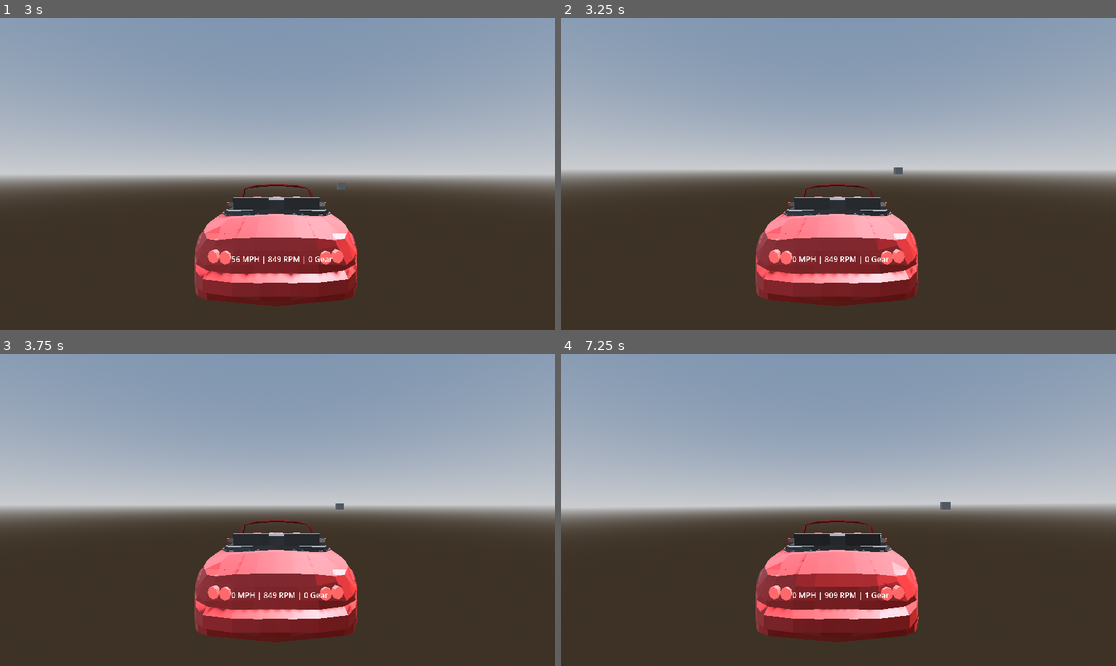
Above: before the commit, frames 1-4 (two rows, left to right).
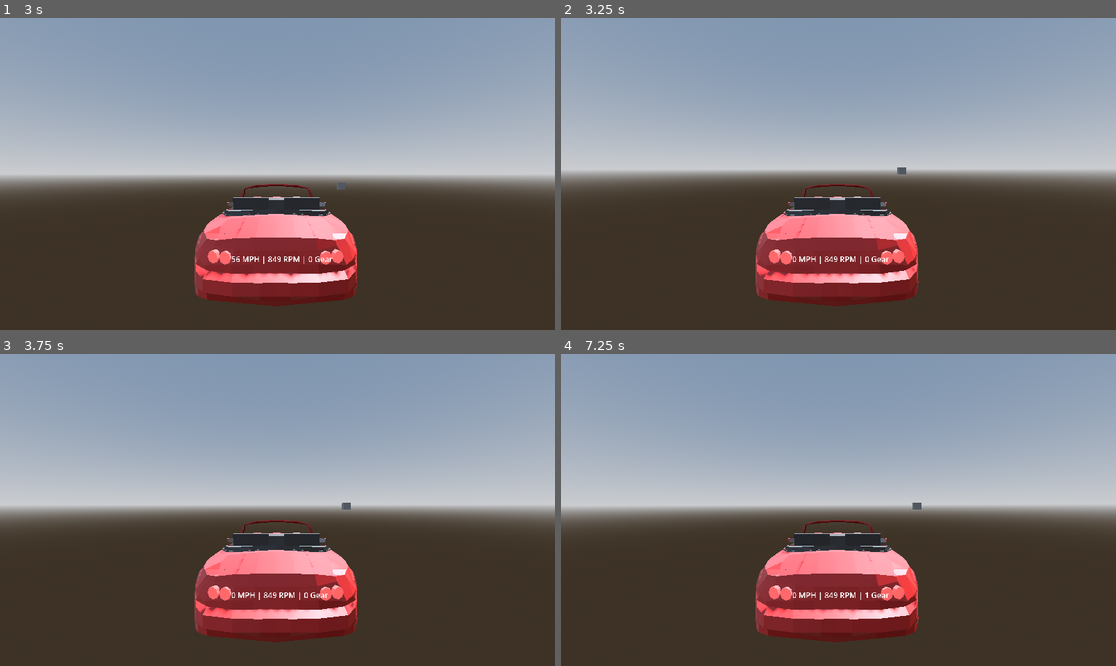
Above: after the commit, the same moments.

Repository: kakoiihito/Shift
Game: Godot game, scene res://Tracks/test.tscn
Same seed, same stepped clock (60 frames per second), same inputs: the game is played once before the commit and once after it.
Inputs:
- Up to frame 1 (3 s): tap Enter at 0.5, 2.75 s; hold D (SteerRight) 0.53-1.28 s; hold Shift (Clutch) 0.53-1.28 s; tap Space at 1.25 s; hold S (Brake) 1.28-2.03 s; tap W (Gas) at 1.35, 2.85 s; hold D (SteerRight) 2.03-2.78 s; hold Shift (Clutch) 2.03-2.78 s; hold E (ShiftUp) from 2.78 s (still down)
- Up to frame 2 (3.25 s): keep holding E (ShiftUp)
- Up to frame 3 (3.75 s): release E (ShiftUp) at 3.53 s; hold A (SteerLeft) from 3.53 s (still down); hold Shift (Clutch) from 3.53 s (still down)
- Up to frame 4 (7.25 s): release Shift (Clutch) at 4.28 s; tap W (Gas) at 4.35, 5.85 s; release A (SteerLeft) at 5.03 s; hold S (Brake) 5.03-5.78 s; hold Shift (Clutch) 5.03-5.78 s; tap Space at 5.75 s; hold D (SteerRight) 5.78-6.53 s; tap Enter at 6.5 s; hold E (ShiftUp) from 6.53 s (still down); hold Shift (Clutch) from 6.53 s (still down)

Frame 1 is identical in both runs. In frame 2, 0.2% of the frame differs, in the area x 35-65%, y 47-86%; in frame 3, 0.2%; in frame 4, 1.1%, in the area x 35-71%, y 47-90%.

Commit message:
added anti roll bar behavior and finally implemented a simplified pacejka tire model. hoping to make it full pacejka.

Diff:
--- a/Car/Scripts/brake.gd
+++ b/Car/Scripts/brake.gd
@@ -9,24 +9,15 @@
 var RR_torque_brake = Values.RR_torque_brake
 var RL_torque_brake = Values.RL_torque_brake
 
-var brake_wheels = [FL_torque_brake, FL_torque_brake, RR_torque_brake, RL_torque_brake]
-
-var active_wheels_brake: int
-
-func _ready() -> void:
-	for i in range(4):
-		if brake_wheels[i] == true:
-			active_wheels_brake += 1
 
 func brake_proccess() -> void:
 
-	# actual braking is done in wheel angular velocity calculation
-
+	var brake_wheels = [FL_torque_brake, FL_torque_brake, RR_torque_brake, RL_torque_brake]
 	var input_brake = Input.get_action_strength("Brake") # strength of input
 
 	if input_brake > 0.0:
 
-		brake_torque = (input_brake * max_brake_torque) / active_wheels_brake # formula of torque divided by wheels using it
+		brake_torque = (input_brake * max_brake_torque) / Data.active_wheels_brake # formula of torque divided by wheels using it
 
 		for i in range(4):
 			if brake_wheels[i] == true:
@@ -36,6 +27,7 @@
 				else:
 					brake_direction = 0.0
 				wheel_brake_torque[i] = brake_torque * brake_direction
+
 	else:
 		for i in range(4):
-			wheel_brake_torque[i] = 0.0 # to reset any power when not in use
+			wheel_brake_torque[i] = 0.0
--- a/Car/Scripts/data.gd
+++ b/Car/Scripts/data.gd
@@ -4,13 +4,18 @@
 # values.gd is for tuning the car's behavior
 
 var wheel_spring_force = [Vector3(), Vector3(), Vector3(), Vector3()]
+
 var wheel_brake_torque = [0.0, 0.0, 0.0, 0.0]
+var active_wheels_brake: int
+
 var engine_rpm: float
+var wheel_engine_torque = [0.0, 0.0, 0.0, 0.0]
+
 var is_shifting = false
 var current_gear_ratio: float
 var shift_timer = 0.0
 var current_gear = 1
-var wheel_engine_torque = [0.0, 0.0, 0.0, 0.0]
+
 var wheel_angular_velocity = [0.0, 0.0, 0.0, 0.0]
 var F_max = [0.0, 0.0, 0.0, 0.0]
 var longitude_force = [0.0, 0.0, 0.0, 0.0]
--- a/Car/Scripts/main.gd
+++ b/Car/Scripts/main.gd
@@ -36,6 +36,15 @@
 	####################
 @export var torque_curve: Curve
 
+	###################
+	# BRAKE VARIABLES #
+	###################
+
+var FR_torque_brake = true
+var FL_torque_brake = true
+var RR_torque_brake = true
+var RL_torque_brake = true
+
 func _ready() -> void:
 
 	Suspension.car = self
@@ -49,6 +58,12 @@
 	rl_wheel.set_meta("wheel_index", 2)
 	rr_wheel.set_meta("wheel_index", 3)
 
+	var brake_wheels = [FL_torque_brake, FL_torque_brake, RR_torque_brake, RL_torque_brake]
+	for i in range(4):
+		if brake_wheels[i] == true:
+			Data.active_wheels_brake += 1
+
+
 func _physics_process(delta: float) -> void:
 
 	Steering.steering_proccess(delta) # independent function
--- a/Car/Scripts/suspension.gd
+++ b/Car/Scripts/suspension.gd
@@ -14,10 +14,10 @@
 var rear_antiroll_bar_stiffness = Values.rear_antiroll_bar_stiffness
 
 var compression = [0.0, 0.0, 0.0, 0.0]
-var arb_force = [0.0, 0.0, 0.0, 0.0]
+
 
 func suspension_proccess(ray: RayCast3D):
-
+	var arb_force = [0.0, 0.0, 0.0, 0.0]
 	var wheel_index = ray.get_meta("wheel_index")
 
 	if ray.is_colliding():
@@ -51,7 +51,7 @@
 
 		var spring_force = spring_stiffness[wheel_index] * compression[wheel_index]
 		var wheel_force_area = hit - car.global_position
-		wheel_spring_force[wheel_index] = (spring_force - spring_dampning) * up_dir_spring
+		wheel_spring_force[wheel_index] = (spring_force - spring_dampning + arb_force[wheel_index]) * up_dir_spring
 
 		car.apply_force(wheel_spring_force[wheel_index], wheel_force_area)
 
--- a/Car/Scripts/values.gd
+++ b/Car/Scripts/values.gd
@@ -36,18 +36,17 @@
 	# BRAKE VARIABLES #
 	###################
 
-var max_brake_torque = 200.0 # How much the car can brake
+var max_brake_torque = 2000.0
 
 	####################
 	# ENGINE VARIABLES #
 	####################
 
-var max_torque = 151.0 # used to convert the torque value on the curve to a proper force amount.
-var max_rpm = 7500.0 # Max amount of engine rotations
-var idle_rpm = 850.0 # Lowest amount of engine rotations
+var max_torque = 151.0
+var max_rpm = 7500.0
+var idle_rpm = 850.0
+var engine_inertia = 0.75
 
-
-var engine_inertia = 0.75
 # Torque can be applied at any of the wheels. So, these vars allow the torque to be applied at any wheels neccessary.
 
 var FR_torque_engine = false
@@ -67,23 +66,21 @@
 var is_shifting = false
 var shift_timer = 0.0
 var drive_train_efficeny = 0.9
-var final_drive = 3.63 # Final gear to multiple torque.
-var gear_ratio = [-3.27, 0.0, 3.64, 2.6, 1.53, 1.16, 0.94]   # power multiplyer for engine
+var final_drive = 3.63
+var gear_ratio = [-3.27, 0.0, 3.64, 2.6, 1.53, 1.16, 0.94]
 var current_gear = 1
-var max_clutch_torque = 302.0 # max amount of engine torque that can be transfered to the wheels
+var max_clutch_torque = 302.0
 var lock_threshold = 5.0
 var unlock_threshold = 12.0
 var clutch_stiffness = 64.0
-
 
 	###################
 	# WHEEL VARIABLES #
 	###################
 
-
-var wheel_radius = 0.3 # How big the wheel is.
-var wheel_mass = 20.0 # How much the wheel takes up
+var wheel_radius = 0.3
+var wheel_mass = 20.0
 var rolling_resistance_coeff = 0.015
-var friction_coefficient = 1.2
+var friction_coefficient = 1.9
 var cornering_stiffness = 60000.0
 var wheel_inertia = 0.8 * wheel_mass * wheel_radius * wheel_radius
--- a/Car/Scripts/wheel.gd
+++ b/Car/Scripts/wheel.gd
@@ -26,41 +26,39 @@
 
 	var wheel_index = ray.get_meta("wheel_index")
 
-	var velocity_at_wheel = _get_point_velocity(ray.global_position)
+	var velocity_at_wheel = _get_point_velocity(ray.get_collision_point())
 	var side_dir = ray.global_transform.basis.x #
 	var side_velocity = velocity_at_wheel.dot(side_dir)
-	var car_speed = velocity_at_wheel.dot(-ray.global_transform.basis.z)
+	var forward_speed = velocity_at_wheel.dot(-ray.global_transform.basis.z)
 
 	var slip_angle = 0.0
-	if abs(car_speed) > 0.1:
-		slip_angle = atan2(side_velocity, abs(car_speed)) * sign(car_speed)
+	if abs(forward_speed) > 2.0:
+		slip_angle = (atan2(side_velocity, abs(forward_speed)))
 
-	lateral_force[wheel_index] = -slip_angle * cornering_stiffness * (wheel_spring_force[wheel_index].length() / 2500.0)
-
-	# Longitude Force
 	var slip_ratio: float
 	var wheel_surface_speed = wheel_angular_velocity[wheel_index] * wheel_radius
 
-	if abs(car_speed) < 0.5:
+	if abs(forward_speed) < 0.5:
 		if abs(wheel_surface_speed) > 0.5:
 			slip_ratio = sign(wheel_surface_speed) * 1.0
 		else:
 			slip_ratio = 0.0
 	else:
-		slip_ratio = (wheel_surface_speed - car_speed) / abs(car_speed)
+		slip_ratio = (wheel_surface_speed - forward_speed) / max(abs(forward_speed), abs(wheel_surface_speed) + 0.1)
 		slip_ratio = clamp(slip_ratio, -1.0, 1.0)
 
-	var optimal_slip = 0.08
-	var slip_sign = sign(slip_ratio)
-	var normalized_slip = clamp(abs(slip_ratio) / optimal_slip, 0.0, 1.0)
-	var traction_multiplier = slip_sign * normalized_slip
 
-	if abs(car_speed) < 0.1 and abs(wheel_surface_speed) < 0.1:
-		traction_multiplier = 0.0
 
-	longitude_force[wheel_index] = (wheel_spring_force[wheel_index].length() * traction_multiplier * friction_coefficient)
+	var B = 10.0
+	var C = 1.9
+	var D = friction_coefficient
+	var E = 0.97
+
+	longitude_force[wheel_index] = wheel_spring_force[wheel_index].length() * D * sin(C * atan(B * slip_ratio - E *(B * slip_ratio - atan(B * slip_ratio))))
+	lateral_force[wheel_index] = wheel_spring_force[wheel_index].length() * D * sin(C * atan(B * -slip_angle - E *(B * -slip_angle - atan(B * -slip_angle))))
 
 	# Traction Circle
+
 	F_max[wheel_index] = friction_coefficient * wheel_spring_force[wheel_index].length()
 
 	var current_long_force = longitude_force[wheel_index]
@@ -71,13 +69,13 @@
 		force_2d = force_2d.normalized() * F_max[wheel_index]
 		longitude_force[wheel_index] = force_2d.x
 		lateral_force[wheel_index] = force_2d.y
+
 	# Final calc
 	var combined_force = (longitude_force[wheel_index] * -ray.global_transform.basis.z) + (lateral_force[wheel_index] * side_dir) # both vectors combined
 	var force_pos = ray.global_position - car.global_position
 	car.apply_force(combined_force , force_pos)
 
 func _get_wheel_angular_velocity(ray: RayCast3D,delta: float):
-
 	var wheel_index = ray.get_meta("wheel_index")
 
 	if not car.wheels[wheel_index].is_colliding():
